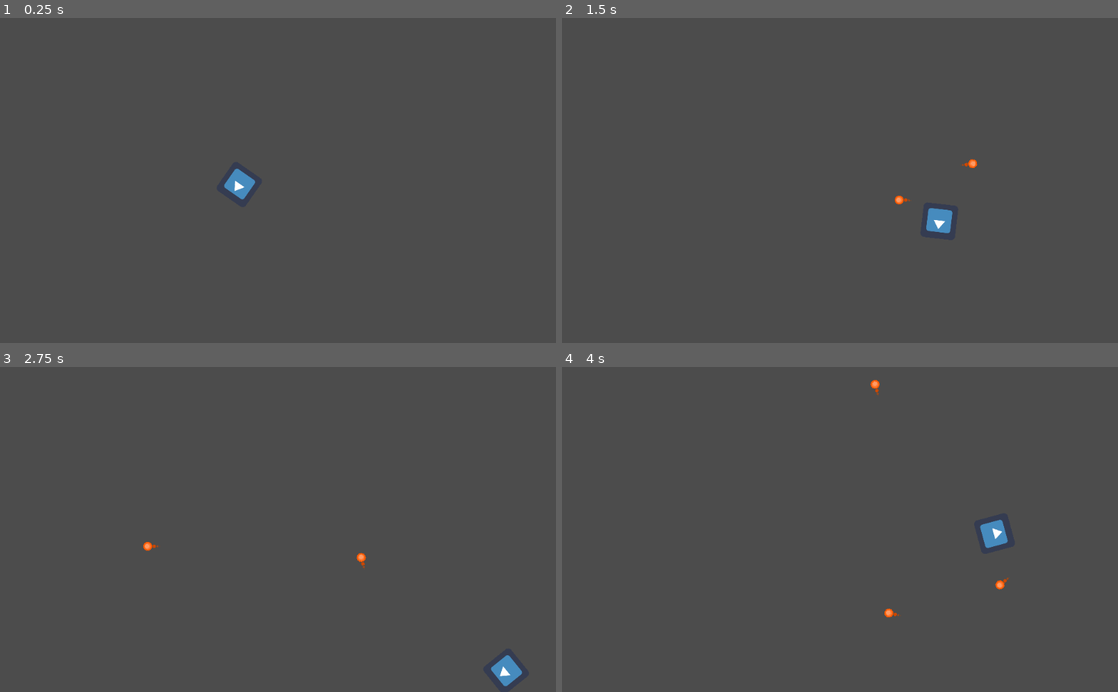
Above: before the commit, frames 1-4 (two rows, left to right).
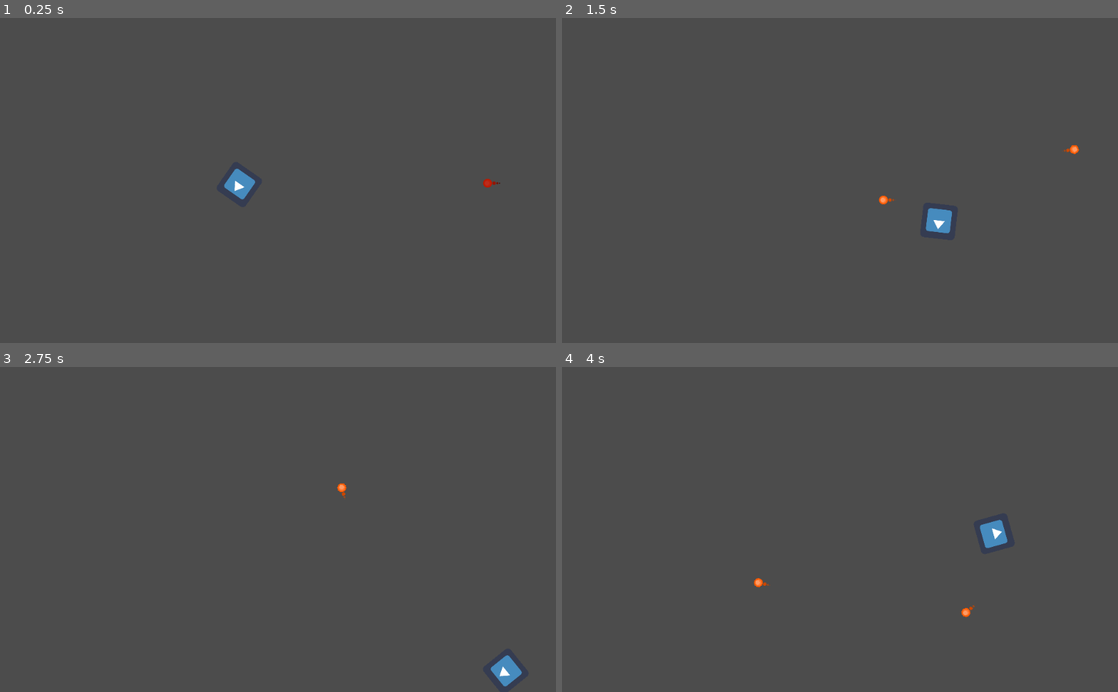
Above: after the commit, the same moments.

Repository: blackmadgames/sacrifices
Game: Godot game, scene res://scenes/game_scenes/Sandbox.tscn
Same seed, same stepped clock (60 frames per second), same inputs: the game is played once before the commit and once after it. The project has no main scene, so this scene is started directly. The engine's default icon, where the game draws it, is replaced by a stand-in: a white triangle on a blue panel in a dark square.
Inputs (mouse positions are in pixels of both pictures, inside the frame that each line leads up to):
- Up to frame 1 (0.25 s): no input
- Up to frame 2 (1.5 s): move the mouse to (962, 164) at 0.52 s; hold D (move_right) 0.53-1.28 s; click (962, 164) at 0.6 s; move the mouse to (728, 196) at 1.27 s; hold S (move_down) from 1.28 s (still down); click (728, 196) at 1.35 s
- Up to frame 3 (2.75 s): move the mouse to (333, 458) at 2.02 s; release S (move_down) at 2.03 s; hold D (move_right) from 2.03 s (still down); click (333, 458) at 2.1 s
- Up to frame 4 (4 s): move the mouse to (812, 594) at 2.77 s; release D (move_right) at 2.78 s; hold W (move_up) 2.78-3.53 s; click (812, 594) at 2.85 s; move the mouse to (1006, 578) at 3.52 s; hold A (move_left) from 3.53 s (still down); click (1006, 578) at 3.6 s

The runs differ from the first frame. In frame 1, less than 0.1% of the frame differs, in the area x 86-90%, y 49-53%; in frame 2, 0.2%; in frame 3, 0.2%; in frame 4, 0.3%, in the area x 34-81%, y 3-78%.

Commit message:
Health system + projectile collision and damage

Diff:
--- a/project.godot
+++ b/project.godot
@@ -13,9 +13,27 @@
 "class": "Actor",
 "language": "GDScript",
 "path": "res://scripts/actors/Actor.gd"
+}, {
+"base": "Projectile",
+"class": "EnemyProjectile",
+"language": "GDScript",
+"path": "res://scripts/actors/EnemyProjectile.gd"
+}, {
+"base": "Projectile",
+"class": "PlayerProjectile",
+"language": "GDScript",
+"path": "res://scripts/actors/PlayerProjectile.gd"
+}, {
+"base": "KinematicBody2D",
+"class": "Projectile",
+"language": "GDScript",
+"path": "res://scripts/actors/Projectile.gd"
 } ]
 _global_script_class_icons={
-"Actor": ""
+"Actor": "",
+"EnemyProjectile": "",
+"PlayerProjectile": "",
+"Projectile": ""
 }
 
 [application]
--- /dev/null
+++ b/scenes/actors/EnemyProjectile.tscn
@@ -0,0 +1,23 @@
+[gd_scene load_steps=5 format=2]
+
+[ext_resource path="res://art/placeholders/img/player_projectile.png" type="Texture" id=1]
+[ext_resource path="res://scripts/actors/EnemyProjectile.gd" type="Script" id=2]
+
+[sub_resource type="ShaderMaterial" id=1]
+
+[sub_resource type="CircleShape2D" id=2]
+radius = 8.0
+
+[node name="EnemyProjectile" type="KinematicBody2D"]
+collision_layer = 8
+collision_mask = 17
+script = ExtResource( 2 )
+
+[node name="Sprite" type="Sprite" parent="."]
+modulate = Color( 0.741176, 0.286275, 0.286275, 1 )
+material = SubResource( 1 )
+texture = ExtResource( 1 )
+offset = Vector2( 0, 8 )
+
+[node name="CollisionShape2D" type="CollisionShape2D" parent="."]
+shape = SubResource( 2 )
--- a/scenes/actors/Player.tscn
+++ b/scenes/actors/Player.tscn
@@ -25,3 +25,5 @@
 rotation = 1.5708
 script = ExtResource( 3 )
 projectile_scene = ExtResource( 4 )
+[connection signal="die" from="." to="." method="_on_Player_die"]
+[connection signal="fire" from="." to="Gun" method="_on_Player_fire"]
--- a/scenes/actors/PlayerProjectile.tscn
+++ b/scenes/actors/PlayerProjectile.tscn
@@ -1,14 +1,14 @@
 [gd_scene load_steps=5 format=2]
 
 [ext_resource path="res://art/placeholders/img/player_projectile.png" type="Texture" id=1]
-[ext_resource path="res://scripts/actors/Projectile.gd" type="Script" id=2]
+[ext_resource path="res://scripts/actors/PlayerProjectile.gd" type="Script" id=2]
 
 [sub_resource type="ShaderMaterial" id=2]
 
 [sub_resource type="CircleShape2D" id=1]
 radius = 8.0
 
-[node name="PlayerProjectile" type="RigidBody2D"]
+[node name="PlayerProjectile" type="KinematicBody2D"]
 collision_layer = 2
 collision_mask = 20
 script = ExtResource( 2 )
--- a/scenes/game_scenes/Sandbox.tscn
+++ b/scenes/game_scenes/Sandbox.tscn
@@ -1,8 +1,14 @@
-[gd_scene load_steps=2 format=2]
+[gd_scene load_steps=3 format=2]
 
 [ext_resource path="res://scenes/actors/Player.tscn" type="PackedScene" id=1]
+[ext_resource path="res://scenes/actors/EnemyProjectile.tscn" type="PackedScene" id=2]
 
 [node name="Root" type="Node2D"]
 position = Vector2( 0.778442, 1.55688 )
 
 [node name="Player" parent="." instance=ExtResource( 1 )]
+
+[node name="EnemyProjectile" parent="." instance=ExtResource( 2 )]
+position = Vector2( 980.838, 303.593 )
+rotation = 4.71239
+speed = Vector2( -20, 0 )
--- a/scripts/actors/Actor.gd
+++ b/scripts/actors/Actor.gd
@@ -1,9 +1,20 @@
 extends KinematicBody2D
 class_name Actor
 
+signal die
+
+var max_hp: int = 5
+var velocity: = Vector2.ZERO
+
+onready var hp: = max_hp
+
 export var speed: = Vector2(20, 20)
-var velocity: = Vector2.ZERO
 
 func _physics_process(delta: float) -> void:
     velocity = move_and_slide(velocity * delta)
-    pass
+
+func hit() -> void:
+    hp -= 1
+    print(hp)
+    if hp == 0:
+        emit_signal("die")
--- /dev/null
+++ b/scripts/actors/EnemyProjectile.gd
@@ -0,0 +1,2 @@
+extends Projectile
+class_name EnemyProjectile
--- a/scripts/actors/Player.gd
+++ b/scripts/actors/Player.gd
@@ -1,4 +1,9 @@
 extends Actor
+
+signal fire
+
+var max_gun_ammo: int = 30
+onready var gun_ammo = max_gun_ammo
 
 func _process(_delta: float) -> void:
     look_at(get_global_mouse_position())
@@ -19,4 +24,8 @@
 
 func _process_attack_input() -> void:
     if Input.is_action_just_pressed("fire"):
-        $Gun.fire(get_parent())
+        emit_signal("fire", get_parent())
+
+func _on_Player_die() -> void:
+    print("You're dead'")
+    hp = max_hp
--- /dev/null
+++ b/scripts/actors/PlayerProjectile.gd
@@ -0,0 +1,2 @@
+extends Projectile
+class_name PlayerProjectile
--- a/scripts/actors/Projectile.gd
+++ b/scripts/actors/Projectile.gd
@@ -1,8 +1,25 @@
-extends RigidBody2D
+extends KinematicBody2D
+class_name Projectile
 
-export var lifetime_ms: float = 800
+export var speed: = Vector2(0, 0)
 
 func fire(origin: Vector2, direction: float, force: float) -> void:
+    speed = Vector2.UP.rotated(direction) * force
     position = origin
     rotation = direction
-    apply_central_impulse((Vector2.UP * force).rotated(direction))
+
+func _physics_process(delta: float) -> void:
+    var velocity = speed * delta * 1000
+    velocity = move_and_slide(velocity)
+    _check_collisions()
+
+func _check_collisions() -> void:
+    for i in get_slide_count():
+        var collision = get_slide_collision(i)
+        _on_collide(collision)
+        return
+
+func _on_collide(collision: KinematicCollision2D) -> void:
+    if collision.collider.has_method("hit"):
+        collision.collider.hit()
+    queue_free()
--- a/scripts/items/Gun.gd
+++ b/scripts/items/Gun.gd
@@ -1,9 +1,9 @@
 extends Node2D
 
 export var projectile_scene: PackedScene = null
-export var strength: = 300.0
+export var strength: = 30
 
-func fire(attach_to: Node2D) -> void:
+func _on_Player_fire(attach_to: Node2D) -> void:
     var projectile: = projectile_scene.instance()
     attach_to.add_child(projectile)
     projectile.fire(global_position, global_rotation, strength)
